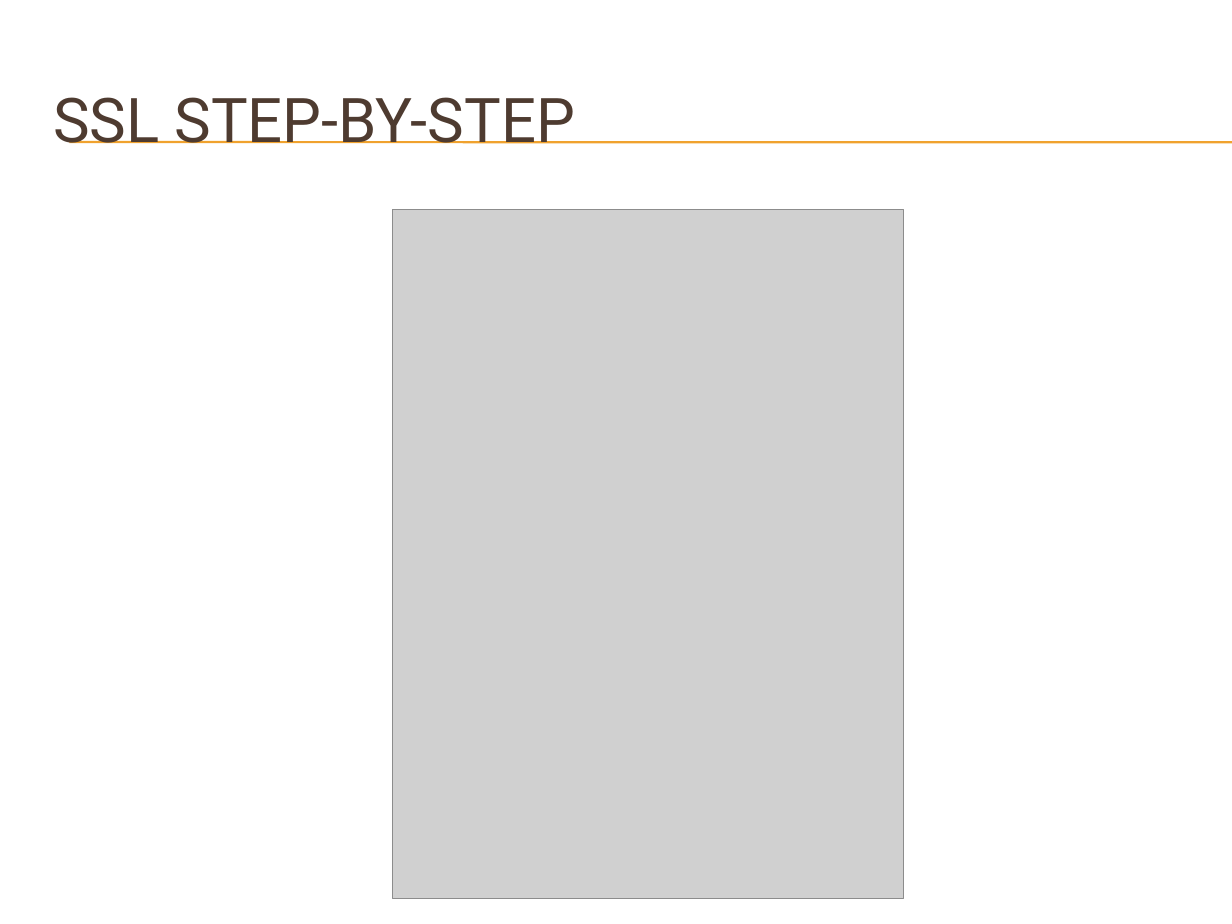
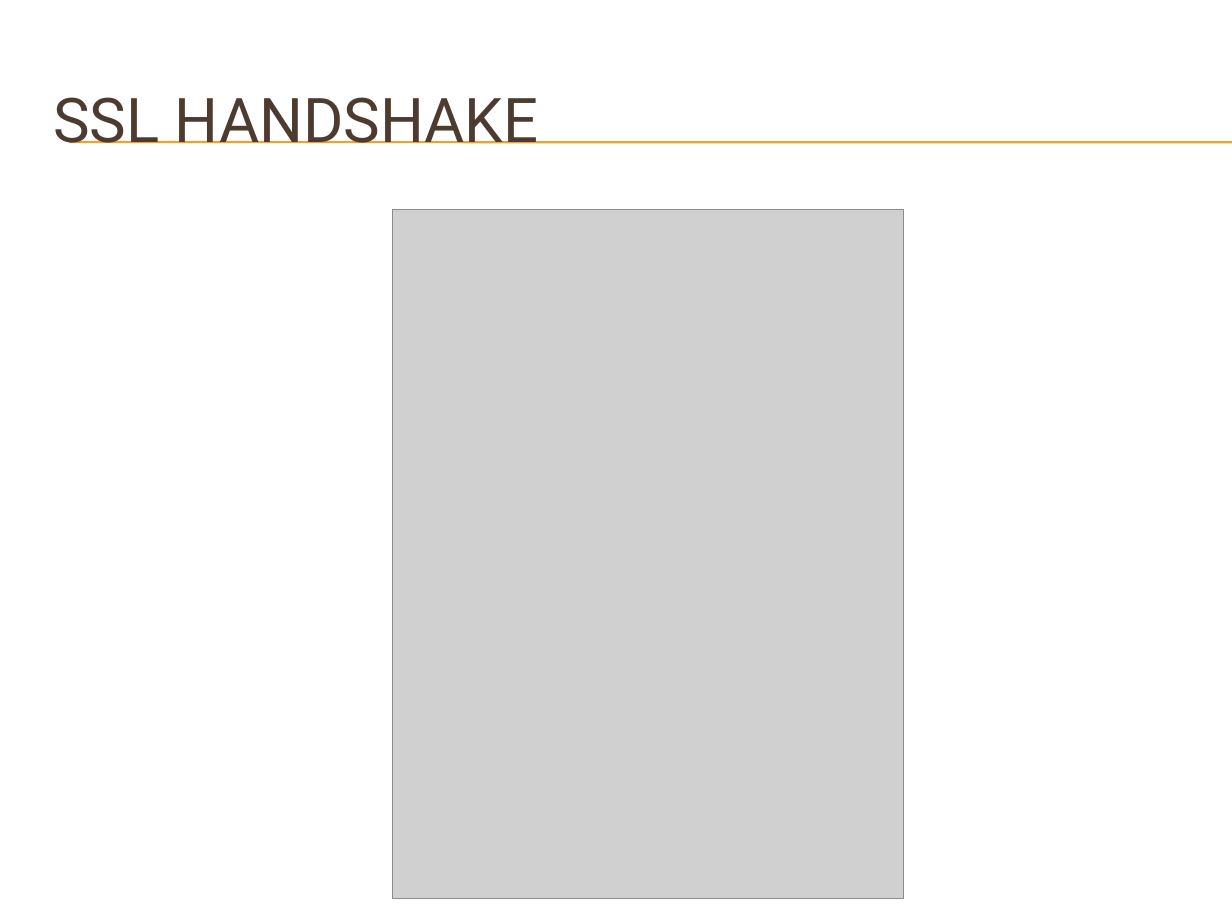
Before and after one commit to DeMaCS-UNICAL/NetworkSecurity, a slide deck: slide 4 of slides/SSL.pptx (slide 6 before the commit). Drawn at 1232x924 pixels with LibreOffice and Linux fonts; fonts in the diff are those of the drawing; grey boxes stand for pictures; background and template pictures are left out. Boxes give left, top, right and bottom in pixels: in the first picture for what was removed or moved away, otherwise in the second. Text is boxed around its words. In the diff, an @@ line names an element or a change of style, - is before the commit and + after.

```diff
--- a/slides/SSL.pptx
+++ b/slides/SSL.pptx
@@ title at (53,97,539,144): text changed @@
-SSL STEP-BY-STEP
+SSL HANDSHAKE
```
Also in this commit, not shown: 5 other slides changed, 6 slides added, 2 slides removed, 1 other file.
